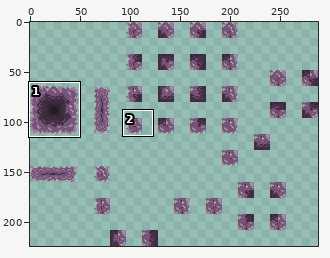
Edited in one commit: sprite sheet (TileSets/Tilemap3.0.png). Above, an overview of the earlier version with the close-up marked.
Close-up. As it was:
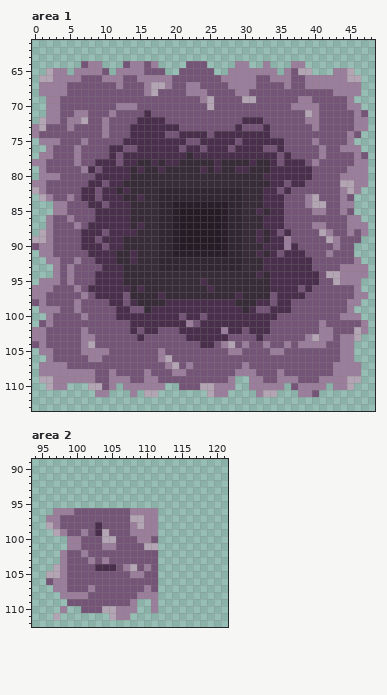
The file is 288x224 pixels. Shown: area 1: x 0..48, y 61..113; area 2: x 94..121, y 89..112. The commit also changed other parts of the picture, which this record leaves out.
After the commit:
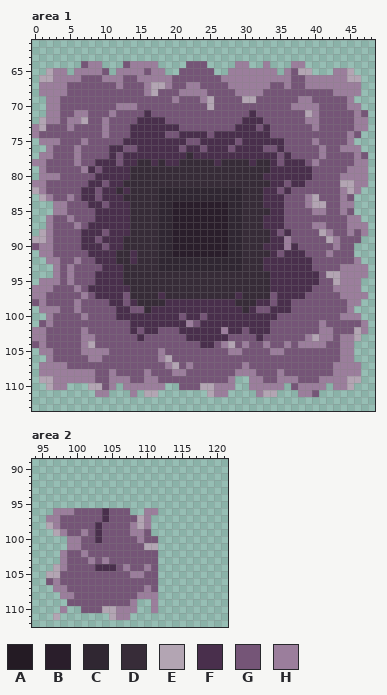
Palette (. is transparent): A #241b24  B #2a1e2b  C #302732  D #372c38  E #b3a5b3  F #492f4c  G #755577  H #9b7e9c
Change:
--- area 1
@@ x 14..35 @@
  63 ......................
- 64 HHGH....GGG....HH..H..
- 65 HHGGG..GGGGG..HHHHHHH.
- 66 GHHHHHGGGGGGGHHHHHGGHH
- 67 GGHEEHGGHHGGGGHHHHGGGG
- 68 GGHEGGGGHHHGGGGHHGGGGG
- 69 GGGGGGGGGGHEGGGGEEGGGG
+ 64 HHHH....GGG....HH..H..
+ 65 HHGHH..GGGGG..HHHHHHH.
+ 66 GHHHHHGGGGGGGHHHHHHHHH
+ 67 GGHEEHGGHHGGGGHHHHHHGG
+ 68 GGHEGGGHHHHGGGGHHHHGGG
+ 69 GGGGGGHGGGHEGGGGEEGGGG
  70 HGGGGGGGGGGEGGGGGGGGGG
- 71 GGFGGGGGGGGGGGGGGGGGGG
+ 71 GGFGGGGGGGGGGGGGGFGGGG
  72 GFFFFGGGGGGGGGGGFFFGGG
- 73 FFFFFFFGGGGGGGGFGGGFGG
+ 73 FFFFFFFGGGGGGGGFFFGFGG
  74 FFFFFGGFFFFGFFFFFFFFGG
@@ x 13..32 @@
  78 FFDDFDFFDDDDDFDDDDFD
- 79 FDFDDFDDDDDFDFDDFFDD
+ 79 FDDDDDDDDDDDDDDDDDDD
  80 FDDDDDDDDDDDDDDDDDDD
@@ x 0..48 @@
  82 EHGGGGGFFGFFDFDDDDCCCCCCCCCCCCDDDFFGFGGGGGGGHEH..
- 83 .EHGGHGFFGFFFDDFDDCCCCCCCCCCCCDDDFFFGGGHEGGGHG...
+ 83 .EHGGHGFFGFFFDDDDDCCCCCCCCCCCCDDDFFFGGGHEGGGHG...
  84 ...HHGGGFFGFFFDDDDCCBBBBBBBBCCDDDFFFGGGHEEGGHH...
- 85 ...HHGGGGFFFFFDDDDCCBAAAAAABCCDDFDFFGGGGHHGGHG...
- 86 ..HGGHGGGFFFFFDDDDCCBAAAAAABCCDDDFFFGGGGGGGGGHH..
- 87 ..HGGGHGFFFFFFDFDDCCBAAAAAABCCDDDFFFGGGGHHGGGHHH.
- 88 .EHGGGGFFFGFFFFDDDCCBAAAAAABCCDDFDFGFGGGGEHGGHGH.
- 89 EEHGGGGFFGFFFDDDDDCCBAAAAAABCCDDFDFFHGGGGGEHGGG..
- 90 GHHGGGGFFFGFFDDDDDCCBAAAAAABCCDDDFFFHFGGGGGHGG...
- 91 .HHGGGGGFFFFDDFDDDCCBBBBBBBBCCDDFDFGFFFGGGHGGG...
+ 85 ...HHGGGGFFFFFDDDDCCBBBBBBBBCCDDDDFFGGGGHHGGHG...
+ 86 ..HGGHGGGFFFFFDDDDCCBBBBBBBBCCDDDFFFGGGGGGGGGHH..
+ 87 ..HGGGHGFFFFFFDDDDCCBBBBBBBBCCDDDFFFGGGGHHGGGHHH.
+ 88 .EHGGGGFFFGFFFDDDDCCBBBBBBBBCCDDDDFGFGGGGEHGGHGH.
+ 89 EEHGGGGFFGFFFDDDDDCCBBBBBBBBCCDDDDFFHGGGGGEHGGG..
+ 90 GHHGGGGFFFGFFDDDDDCCBBBBBBBBCCDDDFFFHFGGGGGHGG...
+ 91 .HHGGGGGFFFFDDFDDDCCBBBBBBBBCCDDDDFGFFFGGGHGGG...
  92 ..HHGGHGGFFFDDFDDDCCCCCCCCCCCCDDDFFFFFFFGGGGGGH..
  93 ...HGHGGGGFFFDDDDDCCCCCCCCCCCCDDDFFFFFFFGGGGHHHH.
- 94 ...HGHGGGFFFFDDDDDDDDDDDDDDDDDDDFDFFFFFFFGEEHHHH.
- 95 .HHHGHGGGFFFFDDDDDDDDDDDFDDDDDDDDDFFFFFFFGGEHHH..
- 96 HHHGGGHGFFFFFFDFDDDDDDDDDFDDDDDDDDFFFFGFGGGGGGH..
- 97 HHGGGGGHGFFFFGDDDDFDDDDDDDDDDFDDDDGFFFFGGGGGGGHH.
+ 94 ...HGHGGGFFFFDDDDDDDDDDDDDDDDDDDDDFFFFFFFGEEHHHH.
+ 95 .HHHGHGGGFFFFDDDDDDDDDDDDDDDDDDDDDFFFFFFFGGEHHH..
+ 96 HHHGGGHGFFFFFFDDDDDDDDDDDDDDDDDDDDFFFFFFGGGHHHH..
+ 97 HHGGGGGHGFFFFGDDDDFDDDDDDDDDDFDDDDGFFFFGGGGGHHHH.
  98 GHGGGGHGGGGFFGFDDDDFFFFFFFFFFDDDFFGFFGGGGGGGGHH..
--- area 2
@@ x 96..113 @@
  95 ..................
- 96 .HHHGGGGGGGGHHHH..
- 97 HHGGGGGGGGGGEEHH..
- 98 EHGGGGGFGGGGHEHH..
- 99 .EHGGHGFEGGGHHHH..
-100 ...HHGGGEEGGGHHG..
-101 ...HHGGGHHGGGGEE..
+ 96 .HHHGGGGFGGG..HH..
+ 97 HHGGGGGGFGGGGEH...
+ 98 EHGGGGGFGGGGHEH...
+ 99 .EHGGHGFGGGGHHG...
+100 ...HHGGFGGGGGHGG..
+101 ...HHGGGGGGGGGEE..
 102 ..HGGHGGGGGGGGGG..
 103 ..HGGGHGHGGGGGGG..
-104 .EHGGGGFFFGHEGHG..
-105 EEHGGGGGGGGGHHGG..
-106 GHHGGGGGGGGGGGGG..
-107 .HHGGGHGGGGGGGHG..
-108 ..HHHHGGGGGGGHHH..
+104 .EHGGGGFFFGHGGHG..
+105 EEGGGGGGGGGGHHGG..
+106 GHGGGGGGGGGGGGGG..
+107 .HHGGGGGGGGGGGHG..
+108 ..HHGGGGGGGGGHHH..
 109 ...GGGGGGGGGH..H..
